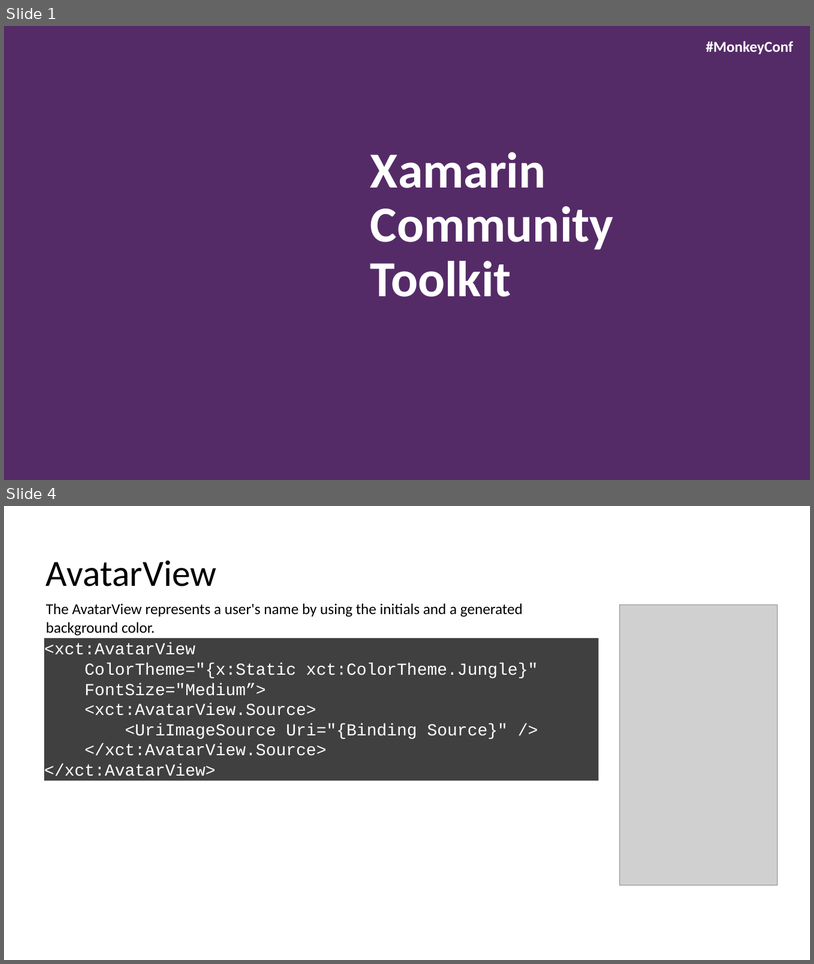
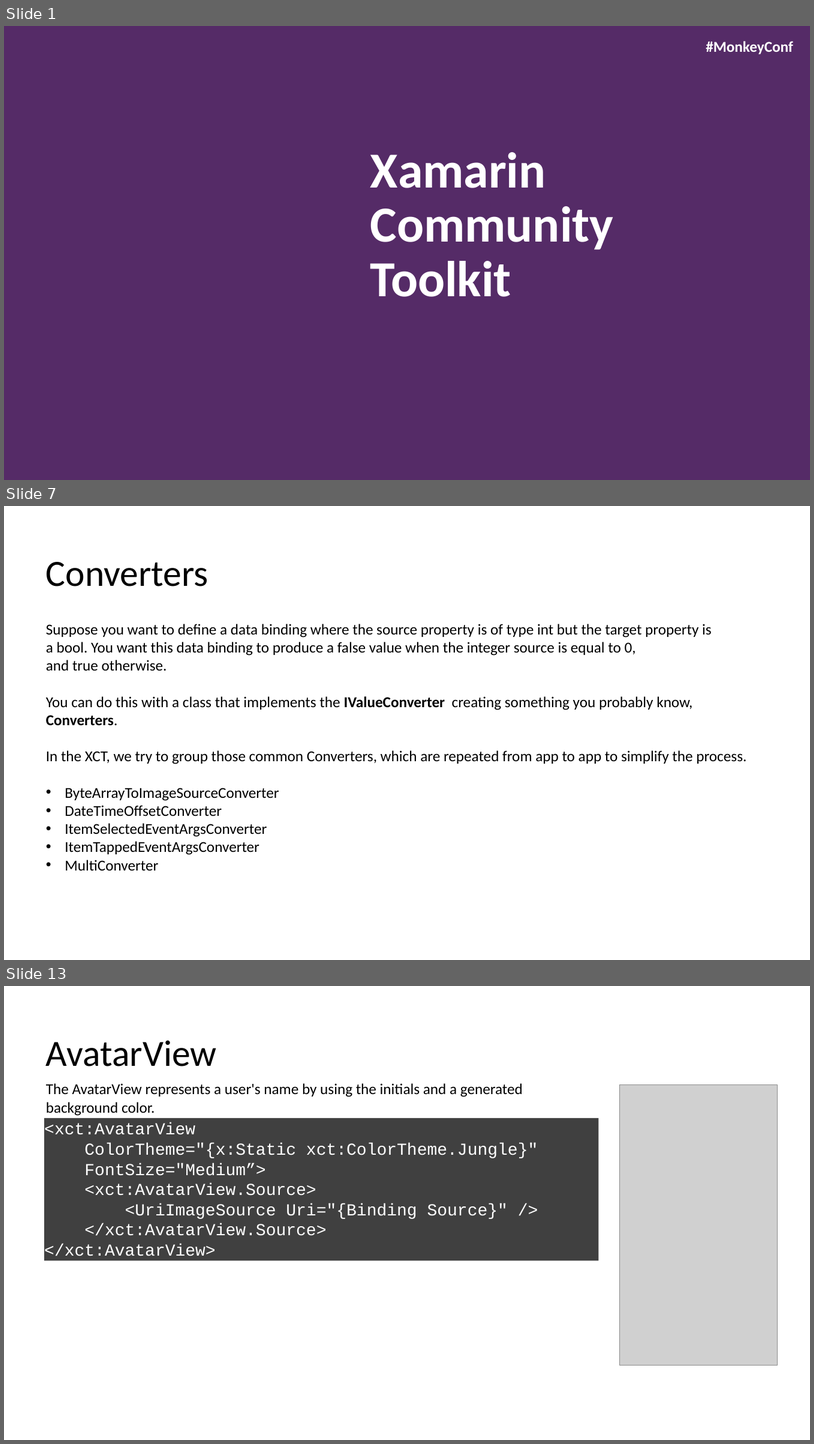
Before and after one commit to jsuarezruiz/MonkeyConf2020, a slide deck: Xamarin Community Toolkit/MonkeyConf2020 - Xamarin Community Toolkit.pptx. Shown one above the other, each under a label of ours: slides 1 and 4 before the commit, slides 1, 7 and 13 after it; the slides between them are not shown. The pictures are 814x964 and 814x1444 pixels, drawn with LibreOffice and Linux fonts; fonts in the diff are those of the drawing; grey boxes stand for pictures; background and template pictures are left out. Boxes give left, top, right and bottom in pixels: in the first picture for what was removed or moved away, otherwise in the second. Text is boxed around its words. In the diff, an @@ line names an element or a change of style, - is before the commit and + after.

```diff
--- a/Xamarin Community Toolkit/MonkeyConf2020 - Xamarin Community Toolkit.pptx
+++ b/Xamarin Community Toolkit/MonkeyConf2020 - Xamarin Community Toolkit.pptx
@@ slide 7 added at <box>4,506,810,960</box>, background #FFFFFF @@
@@ title added at <box>46,562,209,586</box>, 88 pt, text #000000 @@
+Converters
@@ text added at <box>46,624,747,870</box>, 36 pt, text #000000 @@
+Suppose you want to define a data binding where the source property is of type int but the target property is a bool. You want this data binding to produce a false value when the integer source is equal to 0, and true otherwise.
+You can do this with a class that implements the IValueConverter creating something you probably know, Converters.
+In the XCT, we try to group those common Converters, which are repeated from app to app to simplify the process.
+• ByteArrayToImageSourceConverter
+• DateTimeOffsetConverter
+• ItemSelectedEventArgsConverter
+• ItemTappedEventArgsConverter
+• MultiConverter
@@ what was slide 4 is now slide 13 @@
```
Also in this commit, not shown: 2 slides changed, 10 other slides added, 2 slides removed.
